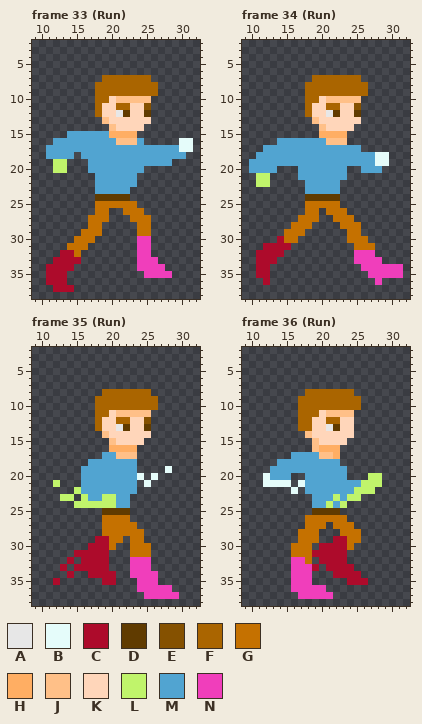
A pixel-art file gets an edit: Assets/Characters/Test/Test2Animation_40x40_run_smears_4_outline.ase. The picture above is the old version.
40x40 pixels, 105 frames. Shown: frame 33 (Run): x 9..32, y 2..38; frame 34 (Run): x 9..32, y 2..38; frame 35 (Run): x 9..32, y 2..38; frame 36 (Run): x 9..32, y 2..38. The commit also changed other frames, which this record leaves out.
Visible layers, top first: "Right hand", "Shirt", "Head", "Pants", "Left hand", "Right foot", "Left foot", "Main".
Palette (. is transparent): A #e7e7e7  B #e5fcfa  C #ad0b2b  D #603b00  E #855100  F #aa6500  G #c57100  H #ffae63  J #ffc088  K #ffd6ba  L #c0f46b  M #51a4d1  N #f03ebb
Pixels before, frame 33 (Run), first column x 11:
 7 ........FFFFFFF......
 8 .......FFFFFFFFF.....
 9 .......FFFFFFFFF.....
10 .......FFKJJJJJ......
11 .......FKKFFKKE......
12 .......FKKADKKD......
13 ........JKKKKKK......
14 .........JKKKK.......
15 ...MMMMMMHHHH........
16 .MMMMMMMMMJJJM.....BB
17 MMMMMMMMMMMMMMMMMMMBB
18 MMMM.MMMMMMMMMMMMMMM.
19 .LL...MMMMMMMMMMMM...
20 .LL...MMMMMMMM.......
21 .......MMMMMM........
22 .......MMMMMM........
23 .......MMMMM.........
24 .......DDDDD.........
25 .......GGGGGG........
26 .......GG..GGG.......
27 ......GGG...GGG......
28 ......GG.....GG......
29 .....GGG.....GG......
30 ....GGG......NN......
31 ...GGG.......NN......
32 ..CCG........NN......
33 .CCCC........NNN.....
34 CCCC.........NNNN....
35 CCC...........NNNN...
36 CCC..................
37 .CCC.................
Pixels before, frame 34 (Run), first column x 10:
 7 .........FFFFFFF......
 8 ........FFFFFFFFF.....
 9 ........FFFFFFFFF.....
10 ........FFKJJJJJ......
11 ........FKKFFKKE......
12 ........FKKADKKD......
13 .........JKKKKKK......
14 ..........JKKKK.......
15 ..........HHHH........
16 ....MMMMMMMJJJ........
17 ..MMMMMMMMMMMMMM......
18 .MMMMMMMMMMMMMMMMMBB..
19 MMMMMMMMMMMMMMMMMMBB..
20 MMMM...MMMMMMM..MMM...
21 .LL....MMMMMMM........
22 .LL.....MMMMM.........
23 ........MMMMM.........
24 ........DDDDD.........
25 ........GGGGG.........
26 ........GG.GGG........
27 .......GGG..GGG.......
28 ......GGG....GGG......
29 .....GGG......GG......
30 ....CGG.......GGG.....
31 ..CCCC.........GGG....
32 .CCCC..........NNN....
33 .CCC...........NNNN...
34 .CC.............NNNNNN
35 .CC..............NNNNN
36 ..C...............N...
Pixels before, frame 35 (Run), first column x 12:
 8 .......FFFFFFF....
 9 ......FFFFFFFFF...
10 ......FFFFFFFFF...
11 ......FFKJJJJJ....
12 ......FKKFFKKE....
13 ......FKKADKKD....
14 .......JKKKKKK....
15 ........JKKKK.....
16 ........HHHH......
17 .......MMJJJ......
18 .....MMMMMMM......
19 ....MMMMMMMM....B.
20 ....MMMMMMMMB.B...
21 L...MMMMMMMM.B....
22 ...LMMMMMMMM......
23 .LL.LMMLLMM.......
24 ...LLLLLLMM.......
25 .......DDDD.......
26 .......GGGG.......
27 .......GGGGG......
28 .......GGGGGG.....
29 ......CCGG.GG.....
30 .....CCCG..GGG....
31 ...CCCCC...GGG....
32 ..C.CCCC...NNN....
33 .C.CCCCC...NNN....
34 ..C..CCCC..NNNN...
35 C......CC...NNN...
36 ............NNNNN.
37 .............NNNNN
Pixels before, frame 36 (Run), first column x 12:
 8 ......FFFFFFF....
 9 .....FFFFFFFFF...
10 .....FFFFFFFFF...
11 .....FFFKJJJJ....
12 .....FFKKFFKK....
13 .....FFKKADKK....
14 ......JKKKKKK....
15 .......JKKKK.....
16 .......JHHH......
17 ....MMMMJJH......
18 ..MMMMMMMMM......
19 .MMMMMMMMMMM.....
20 BMMM..MMMMMM...LL
21 BBBB.BMMMMMMMMLLL
22 ....B.MMMMMMMLLL.
23 .......MMMLMLL...
24 .......MMLML.....
25 .......DDDD......
26 ......GGGGGG.....
27 ......GGG.GGG....
28 .....GGG...GGG...
29 .....GGG..CCGG...
30 ....GGG.CCCCG....
31 ....GGGCCCCC.....
32 ....NNG.CCCC.....
33 ....NNNC.CCCC....
34 ....NNN...CCCC...
35 ....NNN.....CCC..
36 ....NNNNN........
37 .....NNNNN.......
And afterwards:
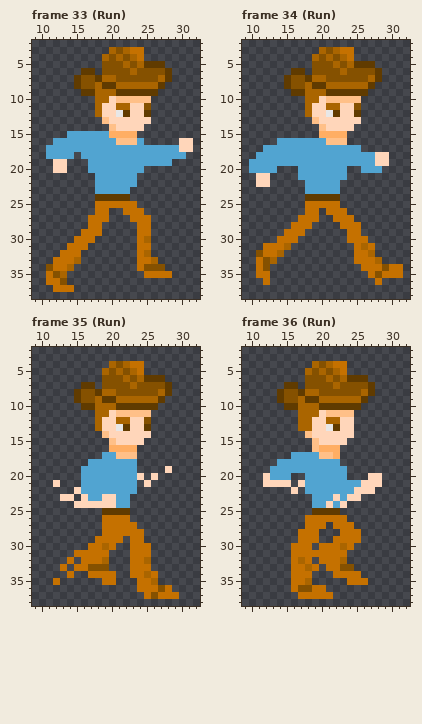
Difference:
layer "Hat" added
Changed rows in their new state; - is an unchanged pixel.
Frame 33 (Run):
first column x 15:
 3 -----FEFGG----
 4 ----FEFEFG----
 5 ----EEEFEFDDD-
 6 -DD-EEEEFEEEED
 7 DEED--EEEEEEFD
 8 DEE-DD------D-
 9 -DD---DDDDDD--
first column x 12:
16 ------------------KK
17 ------------------KK
19 KK------------------
20 KK------------------
first column x 11:
30 -------------GF---
31 -------------GG---
32 --GG---------GF---
33 -GGGF--------GGF--
34 EGGF---------GEEE-
35 GEF-----------GGGG
36 GGE---------------
37 -GGG--------------
Frame 34 (Run):
first column x 15:
 3 -----FEFGG----
 4 ----FEFEFG----
 5 ----EEEFEFDDD-
 6 -DD-EEEEFEEEED
 7 DEED--EEEEEEFD
 8 DEE-DD------D-
 9 -DD---DDDDDD--
first column x 11:
18 -----------------KK
19 -----------------KK
21 KK-----------------
22 KK-----------------
first column x 11:
30 ---G-----------------
31 -GGGF----------F-----
32 EGGF----------GGF----
33 GEF-----------GGGF---
34 GE-------------GGGEGG
35 GG--------------GEGGG
36 -G---------------G---
Frame 35 (Run):
first column x 15:
 4 -----FEFGG----
 5 ----FEFEFG----
 6 ----EEEFEFDDD-
 7 -DD-EEEEFEEEED
 8 DEED--EEEEEEFD
 9 DEE-DD------D-
10 -DD---DDDDDD--
first column x 12:
19 ----------------K
20 ------------K-K--
21 K------------K---
22 ---K-------------
23 -KK-K--KK--------
24 ---KKKKKK--------
first column x 12:
29 ------GG----------
30 -----GGF----------
31 ---GGGGG----------
32 --G-GGGF---GGF----
33 -G-GGEEE---GGG----
34 --G--GGGG--GGFG---
35 G------GG---GGF---
36 ------------GGGEG-
37 -------------GEGGG
Frame 36 (Run):
first column x 14:
 4 -----FEFGG----
 5 ----FEFEFG----
 6 ----EEEFEFDDD-
 7 -DD-EEEEFEEEED
 8 DEED--EEEEEEFD
 9 DEE-DD------D-
10 -DD---DDDDDD--
first column x 12:
20 K--------------KK
21 KKKK-K--------KKK
22 ----K--------KKK-
23 ----------K-KK---
24 ---------K-K-----
first column x 16:
29 ------GG---
30 ----GGGF---
31 ---GGGGG---
32 GF--GGGF---
33 GGFG-GGEE--
34 GGG---GGGG-
35 GGF-----GGG
36 GEEGG------
37 -GGGGG-----
